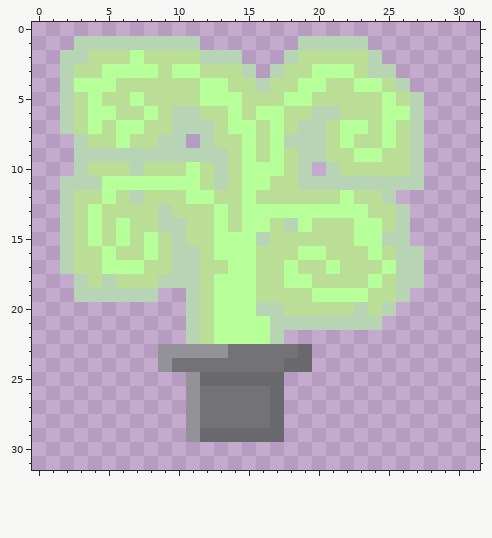
Pixel-art sprite: Images/acid_vapor_icon.png. That is the earlier state.
The file is 32x32 pixels.
After:
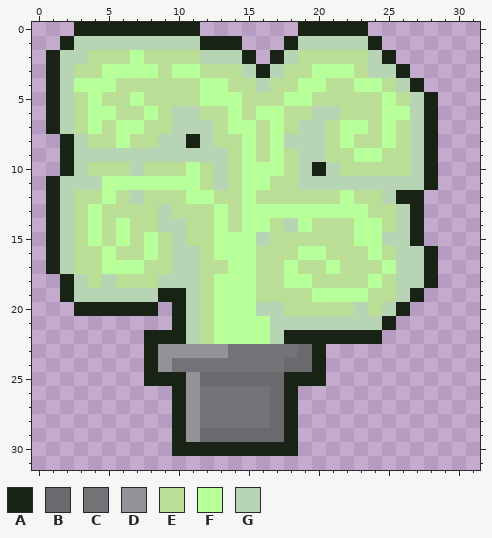
Palette (. is transparent): A #192315  B #6a696d  C #737277  D #939299  E #bade96  F #b7ff99  G #b7d4b4
The exact change:
@@ x 0..31 @@
- 0 ................................
- 1 ...GGGGGGGGG.......GGGGG........
- 2 ..GGEEEFEEEEGGG...GEEEEEG.......
- 3 ..GEEFFFFEFFEEEG.GEEFFFEGG......
- 4 ..GFFFEEEEEEFFEEGEEFFEEFFEG.....
- 5 ..GEFEEFEEEEFFFEEEFFEEEEEFEG....
- 6 ..GEFFEEFEGGEEFEFFEEGGEEEFFG....
- 7 ..GEFEFFEEGGGEFFEFEGGEFFEFEG....
- 8 ...GEEFEEGG.GEEFEFGGGEFEEFEG....
- 9 ...GGGGGGGGGGGEFEFEGGEEFFEEG....
-10 ...GEEEGEEEFEGEFFFEG.GEEEEEG....
-11 ..GGGFFFFFFFEGEFFEEGGGGGGGGG....
-12 ..GEEFEGEEEFFEEFEEEEEEFEEG......
-13 ..GEFEEEEGEEEFEFFFFFFFFFEEG.....
-14 ..GEFEFEEGGEEFEFFEGFEEEFFEG.....
-15 ..GEFEFEFEGEEFFFGEEEEEEFFGG.....
-16 ..GEEFEEFEGGEFFFEEEFFEEEFEGG....
-17 ..GEEFFFEEGGEEFFEEFEEFEEEFGG....
-18 ...GEGEEEGGGEFFFEEFFEEEEFEGG....
-19 ...GGGGGG..GEFFFEEEEFFFFEEG.....
-20 ...........GEFFFGGEEEEEGEG......
-21 ...........GEFFFFGGGGGGGG.......
-22 ...........GEFFFFG..............
-23 .........DDDDDCCCCCB............
-24 .........DCCCCCCCCBB............
-25 ...........DBBBBBB..............
-26 ...........DCCCCCB..............
-27 ...........DCCCCCB..............
-28 ...........DCCCCCB..............
-29 ...........DBBBBBB..............
-30 ................................
+ 0 ...AAAAAAAAA.......AAAAA........
+ 1 ..AGGGGGGGGGAAA...AGGGGGA.......
+ 2 .AGGEEEFEEEEGGGA.AGEEEEEGA......
+ 3 .AGEEFFFFEFFEEEGAGEEFFFEGGA.....
+ 4 .AGFFFEEEEEEFFEEGEEFFEEFFEGA....
+ 5 .AGEFEEFEEEEFFFEEEFFEEEEEFEGA...
+ 6 .AGEFFEEFEGGEEFEFFEEGGEEEFFGA...
+ 7 .AGEFEFFEEGGGEFFEFEGGEFFEFEGA...
+ 8 ..AGEEFEEGGAGEEFEFGGGEFEEFEGA...
+ 9 ..AGGGGGGGGGGGEFEFEGGEEFFEEGA...
+10 ..AGEEEGEEEFEGEFFFEGAGEEEEEGA...
+11 .AGGGFFFFFFFEGEFFEEGGGGGGGGGA...
+12 .AGEEFEGEEEFFEEFEEEEEEFEEGAA....
+13 .AGEFEEEEGEEEFEFFFFFFFFFEEGA....
+14 .AGEFEFEEGGEEFEFFEGFEEEFFEGA....
+15 .AGEFEFEFEGEEFFFGEEEEEEFFGGA....
+16 .AGEEFEEFEGGEFFFEEEFFEEEFEGGA...
+17 .AGEEFFFEEGGEEFFEEFEEFEEEFGGA...
+18 ..AGEGEEEGGGEFFFEEFFEEEEFEGGA...
+19 ..AGGGGGGAAGEFFFEEEEFFFFEEGA....
+20 ...AAAAAA.AGEFFFGGEEEEEGEGA.....
+21 ..........AGEFFFFGGGGGGGGA......
+22 ........AAAGEFFFFGAAAAAAA.......
+23 ........ADDDDDCCCCCBA...........
+24 ........ADCCCCCCCCBBA...........
+25 ........AAADBBBBBBAAA...........
+26 ..........ADCCCCCBA.............
+27 ..........ADCCCCCBA.............
+28 ..........ADCCCCCBA.............
+29 ..........ADBBBBBBA.............
+30 ..........AAAAAAAAA.............
 31 ................................
